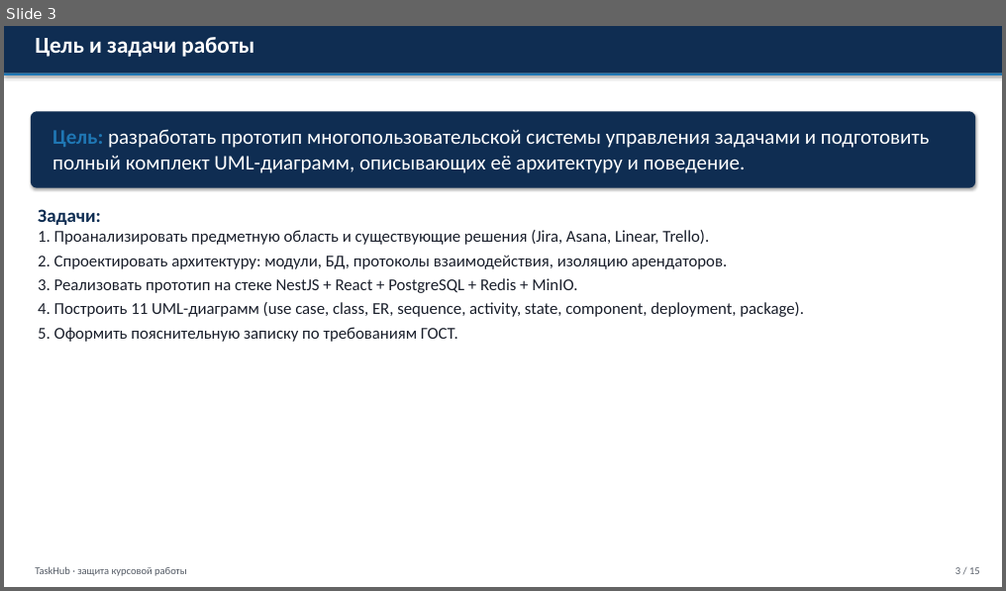
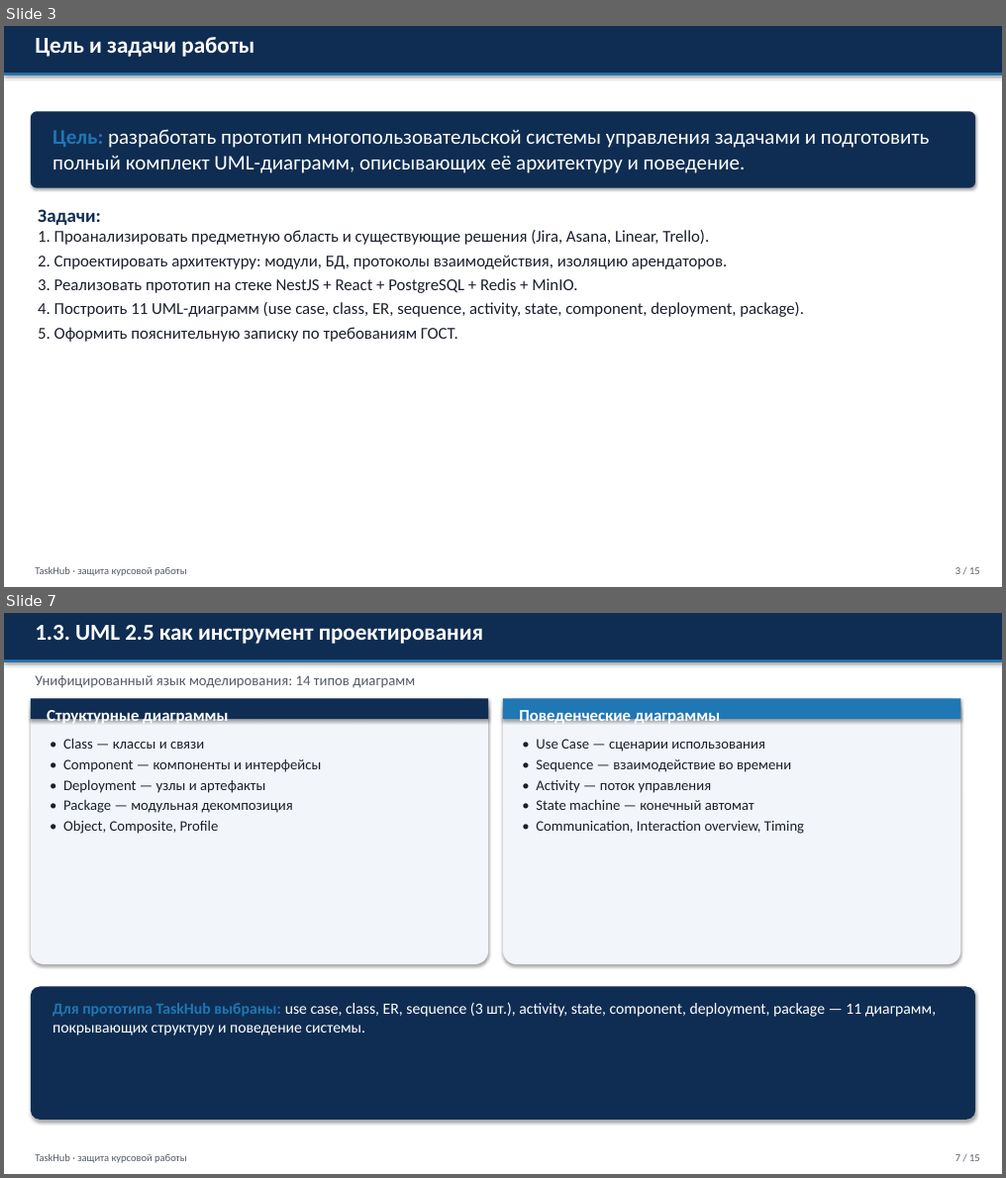
Before and after one commit to adenivi321-bot/jira1, a slide deck: docs/coursework/Презентация_TaskHub.pptx. Shown one above the other, each under a label of ours: slide 3 before the commit, slides 3 and 7 after it; the slides between them are not shown. The pictures are 1006x591 and 1006x1178 pixels, drawn with LibreOffice and Linux fonts; fonts in the diff are those of the drawing. Boxes give left, top, right and bottom in pixels: in the first picture for what was removed or moved away, otherwise in the second. Text is boxed around its words. In the diff, an @@ line names an element or a change of style, - is before the commit and + after.

```diff
--- a/docs/coursework/Презентация_TaskHub.pptx
+++ b/docs/coursework/Презентация_TaskHub.pptx
@@ slide 7 added at (4,613,1002,1174), background #FFFFFF @@
@@ rectangle added at (4,613,1002,661), fill #0F2D52 @@
@@ text added at (35,625,483,644), 22 pt, text #FFFFFF, bold @@
+1.3. UML 2.5 как инструмент проектирования
@@ rectangle added at (4,661,1002,663), fill #1F77B4 @@
@@ rounded rectangle added at (30,698,488,964), fill #F2F5F9 @@
@@ rectangle added at (30,698,488,719), fill #0F2D52 @@
@@ text added at (35,675,415,688), 14 pt, text #555C66 @@
+Унифицированный язык моделирования: 14 типов диаграмм
@@ rounded rectangle added at (503,698,961,964), fill #F2F5F9 @@
@@ rectangle added at (503,698,961,719), fill #1F77B4 @@
@@ text added at (47,708,228,726), 16 pt, text #FFFFFF, bold @@
+Структурные диаграммы
@@ text added at (519,708,720,726), 16 pt, text #FFFFFF, bold @@
+Поведенческие диаграммы
@@ text added at (63,738,321,834), 14 pt, text #1A1F2B @@
+• Class — классы и связи
+• Component — компоненты и интерфейсы
+• Deployment — узлы и артефакты
+• Package — модульная декомпозиция
+• Object, Composite, Profile
@@ text added at (536,739,804,834), 14 pt, text #1A1F2B @@
+• Use Case — сценарии использования
+• Sequence — взаимодействие во времени
+• Activity — поток управления
+• State machine — конечный автомат
+• Communication, Interaction overview, Timing
@@ rounded rectangle added at (30,986,975,1120), fill #0F2D52 @@
@@ text added at (53,1002,936,1036), 15 pt, text #FFFFFF @@
+Для прототипа TaskHub выбраны: use case, class, ER, sequence (3 шт.), activity, state, component, deployment, package — 11 диаграмм, покрывающих структуру и поведение системы.
@@ text added at (35,1154,187,1163), 10 pt, text #555C66 @@
+TaskHub · защита курсовой работы
@@ text added at (955,1155,980,1161), 10 pt, text #555C66 @@
+7 / 15
```
Also in this commit, not shown: 5 slides changed, 5 other slides added, 6 slides removed, 1 other file.
